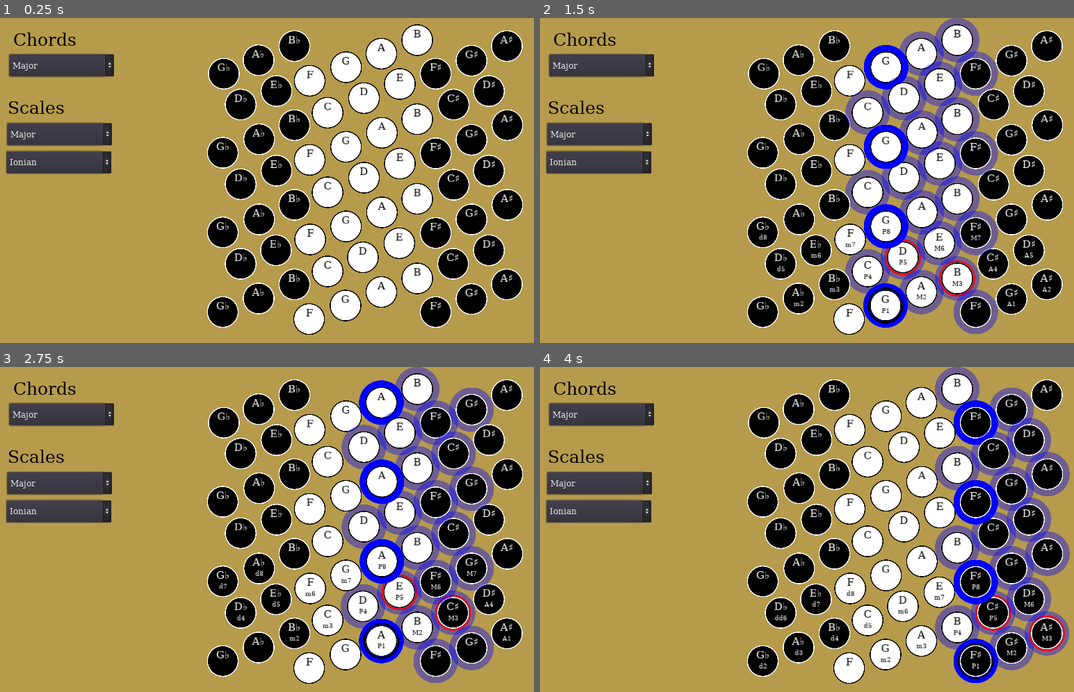
Above: before the commit, frames 1-4 (two rows, left to right).
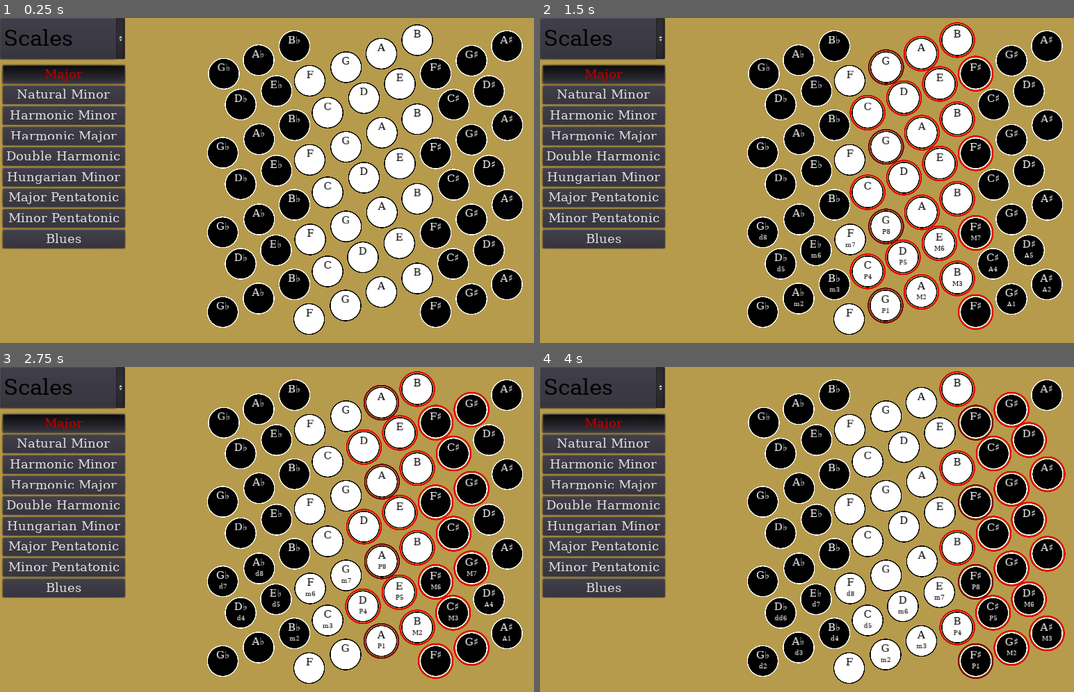
Above: after the commit, the same moments.

Repository: fkberthold/StrisoView
Game: Godot game, scene res://Main.tscn
Two runs of this game, one before a commit and one after it. Both use one fixed random seed, a clock stepped at 60 frames per second and the inputs below.
Inputs:
- Up to frame 1 (0.25 s): no input
- Up to frame 2 (1.5 s): click "F" at 0.5 s; click "G" at 1.25 s
- Up to frame 3 (2.75 s): click "A" at 2 s
- Up to frame 4 (4 s): click "B" at 2.75 s; click "F♯" at 3.5 s

The runs differ from the first frame. In frame 1, 14% of the frame differs, in the area x 0-24%, y 0-72%; in frame 2, 23%; in frame 3, 23%, in the area x 0-93%, y 0-98%; in frame 4, 22%.

Commit message:
Separated Chords & Scales

Diff:
--- a/Main.gd
+++ b/Main.gd
@@ -1,47 +1,66 @@
 extends Control
 
-
+const chords = 	["Major", "Augmented", "Minor", "Diminished", "Suspended 4th", "Suspended 2nd"]
 # Declare member variables here. Examples:
 # var a = 2
 # var b = "text"
 var scale_names = []
+var button_group
 
 func set_chords():
-	$Chords/ChordsList.add_item("Major")
-	$Chords/ChordsList.add_item("Augmented")
-	$Chords/ChordsList.add_item("Minor")
-	$Chords/ChordsList.add_item("Diminished")
-	$Chords/ChordsList.add_item("Suspended 4th")
-	$Chords/ChordsList.add_item("Suspended 2nd")
+	var button = load("res://Scenes/SelectButton.tscn")
+	for chord in chords:
+		var chordBtn = button.instance()
+		if not button_group:
+			button_group = chordBtn.group
+		else:
+			chordBtn.group = button_group
+		chordBtn.text = chord
+		chordBtn.connect("toggled", self, "Chord_selected")
+		$Chords.add_child(chordBtn)
 
 func set_scales():
+	var button = load("res://Scenes/SelectButton.tscn")
 	for scale in $SBoard.scales:
-		scale_names.append(scale)
-		$Scales/ScalesList.add_item(scale)
+		var scaleBtn = button.instance()
+		scaleBtn.group = button_group
+		scaleBtn.text = scale
+		scaleBtn.connect("toggled", self, "Scale_selected")
+		$Scales.add_child(scaleBtn)
+	$Scales.get_child(0).pressed = true
 
-
-
-func set_modes():
-	for mode in $SBoard.modes:
-		$Scales/ModesList.add_item(mode)
+func set_views():
+	$View.add_item("Scales")
+	$View.add_item("Chords")
 
 # Called when the node enters the scene tree for the first time.
 func _ready():
 	set_chords()
 	set_scales()
-	set_modes()
+	set_views()
 
+func Scale_selected(_selected):
+	for scaleBtn in $Scales.get_children():
+		if scaleBtn.pressed:
+			$SBoard.set_music_scale(scaleBtn.text)
 
-func _on_Chords_item_selected(index):
-	var chord_names = ["major","augmented","minor", "diminished", "sus4", "sus2"]
-	$SBoard.set_chord(chord_names[index], true)
+func Chord_selected(_selected):
+	for chordBtn in $Chords.get_children():
+		if chordBtn.pressed:
+			$SBoard.set_chord(chordBtn.text, true)
 
-func _on_ScalesList_item_selected(index):
-	$SBoard.set_music_scale(scale_names[index])
-	if scale_names[index] == "Major":
-		$Scales/ModesList.visible = true
+func _on_View_item_selected(index):
+	if index == 0:
+		$Scales.visible = true
+		$Chords.visible = false
+		$Scales.get_child(0).pressed = true
+		$SBoard.view = "Scales"
+		$SBoard.set_music_scale($Scales.get_child(0).text)
 	else:
-		$Scales/ModesList.visible = false
-
-func _on_ModesList_item_selected(index):
-	$SBoard.set_music_mode(index)
+		$Chords.visible = true
+		$Scales.visible = false
+		$SBoard.view = "Chords"
+		$Chords.get_child(0).pressed = true
+		$SBoard.set_chord($Chords.get_child(0).text, true)
+	for button in $SBoard.get_children():
+		button.sel_view = $SBoard.view
--- a/Main.tscn
+++ b/Main.tscn
@@ -1,17 +1,14 @@
-[gd_scene load_steps=7 format=2]
+[gd_scene load_steps=6 format=2]
 
 [ext_resource path="res://Scenes/SBoard.tscn" type="PackedScene" id=1]
 [ext_resource path="res://Font/DejaVuSerif.ttf" type="DynamicFontData" id=2]
 [ext_resource path="res://Main.gd" type="Script" id=3]
 
 [sub_resource type="DynamicFont" id=1]
-size = 32
 font_data = ExtResource( 2 )
 
 [sub_resource type="DynamicFont" id=2]
-font_data = ExtResource( 2 )
-
-[sub_resource type="DynamicFont" id=3]
+size = 40
 font_data = ExtResource( 2 )
 
 [node name="Control" type="Control"]
@@ -21,6 +18,7 @@
 size_flags_vertical = 7
 script = ExtResource( 3 )
 __meta__ = {
+"_edit_lock_": true,
 "_edit_use_anchors_": false
 }
 
@@ -30,77 +28,6 @@
 anchor_right = 0.941075
 anchor_bottom = 1.0
 
-[node name="Chords" type="Control" parent="."]
-margin_right = 40.0
-margin_bottom = 40.0
-__meta__ = {
-"_edit_use_anchors_": false
-}
-
-[node name="ChordsLabel" type="Label" parent="Chords"]
-margin_left = 24.0271
-margin_top = 21.3574
-margin_right = 68.0271
-margin_bottom = 35.3574
-custom_fonts/font = SubResource( 1 )
-custom_colors/font_color = Color( 0, 0, 0, 1 )
-text = "Chords"
-__meta__ = {
-"_edit_use_anchors_": false
-}
-
-[node name="ChordsList" type="OptionButton" parent="Chords"]
-margin_left = 17.3529
-margin_top = 66.7419
-margin_right = 210.353
-margin_bottom = 107.742
-custom_fonts/font = SubResource( 2 )
-text = "Chord"
-__meta__ = {
-"_edit_use_anchors_": false
-}
-
-[node name="Scales" type="Control" parent="."]
-margin_left = 5.66327
-margin_top = 139.694
-margin_right = 45.6633
-margin_bottom = 179.694
-__meta__ = {
-"_edit_use_anchors_": false
-}
-
-[node name="ScalesLabel" type="Label" parent="Scales"]
-margin_left = 7.98119
-margin_top = 6.25537
-margin_right = 122.981
-margin_bottom = 44.2554
-custom_fonts/font = SubResource( 1 )
-custom_colors/font_color = Color( 0, 0, 0, 1 )
-text = "Scales"
-__meta__ = {
-"_edit_use_anchors_": false
-}
-
-[node name="ScalesList" type="OptionButton" parent="Scales"]
-margin_left = 6.97025
-margin_top = 53.5276
-margin_right = 199.97
-margin_bottom = 94.5277
-custom_fonts/font = SubResource( 2 )
-__meta__ = {
-"_edit_use_anchors_": false
-}
-
-[node name="ModesList" type="OptionButton" parent="Scales"]
-margin_left = 6.02638
-margin_top = 106.385
-margin_right = 199.026
-margin_bottom = 147.385
-custom_fonts/font = SubResource( 2 )
-__meta__ = {
-"_edit_use_anchors_": false
-}
-
 [node name="chkSound" type="CheckBox" parent="."]
 visible = false
 margin_left = 16.0
@@ -108,7 +35,7 @@
 margin_right = 114.0
 margin_bottom = 561.0
 rect_scale = Vector2( 2, 2 )
-custom_fonts/font = SubResource( 3 )
+custom_fonts/font = SubResource( 1 )
 custom_colors/font_color = Color( 0, 0, 0, 1 )
 custom_colors/font_color_pressed = Color( 0, 0, 0, 1 )
 pressed = true
@@ -121,15 +48,42 @@
 margin_right = 114.0
 margin_bottom = 500.592
 rect_scale = Vector2( 2, 2 )
-custom_fonts/font = SubResource( 3 )
+custom_fonts/font = SubResource( 1 )
 custom_colors/font_color = Color( 0, 0, 0, 1 )
 custom_colors/font_color_pressed = Color( 0, 0, 0, 1 )
 text = "Lock"
 __meta__ = {
 "_edit_use_anchors_": false
 }
-[connection signal="item_selected" from="Chords/ChordsList" to="." method="_on_Chords_item_selected"]
-[connection signal="item_selected" from="Scales/ScalesList" to="." method="_on_ScalesList_item_selected"]
-[connection signal="item_selected" from="Scales/ModesList" to="." method="_on_ModesList_item_selected"]
+
+[node name="View" type="OptionButton" parent="."]
+margin_right = 230.0
+margin_bottom = 76.0
+custom_fonts/font = SubResource( 2 )
+custom_colors/font_color_disabled = Color( 0, 0, 0, 1 )
+custom_colors/font_color = Color( 0, 0, 0, 1 )
+custom_colors/font_color_hover = Color( 0, 0, 0, 1 )
+custom_colors/font_color_pressed = Color( 0, 0, 0, 1 )
+text = "Scales"
+__meta__ = {
+"_edit_use_anchors_": false
+}
+
+[node name="Scales" type="VBoxContainer" parent="."]
+margin_left = 5.0
+margin_top = 87.0
+margin_right = 230.0
+margin_bottom = 578.0
+__meta__ = {
+"_edit_use_anchors_": false
+}
+
+[node name="Chords" type="VBoxContainer" parent="."]
+visible = false
+margin_left = 5.0
+margin_top = 87.0
+margin_right = 230.0
+margin_bottom = 578.0
 [connection signal="toggled" from="chkSound" to="SBoard" method="_on_chkSound_toggled"]
 [connection signal="toggled" from="chkLock" to="SBoard" method="_on_chkLock_toggled"]
+[connection signal="item_selected" from="View" to="." method="_on_View_item_selected"]
--- a/Scenes/SBoard.gd
+++ b/Scenes/SBoard.gd
@@ -9,10 +9,19 @@
 				"Hungarian Minor":["P1","M2","m3","A4","P5","m6","M7"],
 				"Major Pentatonic":["P1","M2","M3","P5","M6"],
 				"Minor Pentatonic":["P1","m3","P4","P5","m7"],
-				"Six-Note Blues":["P1", "m3","P4","A4","P5","m7"]}
+				"Blues":["P1", "m3","P4","d5","P5","m7"]}
 const modes = ["Ionian", "Dorian", "Phrygian", "Lydian", "Mixolydian", "Aeolian", "Locrian"]
 var sel_scale = "Major"
 var sel_mode = 0
+var view = "Scales"
+const chord_trans = {
+	"Major":"major",
+	"Augmented":"augmented",
+	"Minor":"minor",
+	"Diminished":"diminished",
+	"Suspended 4th":"sus4",
+	"Suspended 2nd":"sus2"
+}
 
 # Declare member variables here. Examples:
 # var a = 2
@@ -24,10 +33,6 @@
 	for button in self.get_children():
 		button.connect("selected", self, "button_selected")
 
-
-# Called every frame. 'delta' is the elapsed time since the previous frame.
-#func _process(delta):
-#    pass
 
 func button_selected(button, degree, note_name, row, col):
 	if note_name:
@@ -48,6 +53,7 @@
 
 	if not sel_button:
 		return
+
 
 	for button in self.get_children():
 		button.button_selected(degree, note_name, row, col)
@@ -86,7 +92,7 @@
 func set_chord(chord, state):
 	for button in self.get_children():
 		if state:
-			button.chord_vis = chord
+			button.chord_vis = chord_trans[chord]
 		else:
 			button.chord_vis = null
 	if sel_button:
--- a/Scenes/SButton.gd
+++ b/Scenes/SButton.gd
@@ -20,6 +20,7 @@
 var voice = null
 var mute = true
 var lock = false
+var sel_view = "Scales"
 
 const pitches = {"C":1,
 				 "C♯":1.059463,
@@ -39,13 +40,13 @@
 				 "B♭":1.781797,
 				 "B":1.887749}
 
-const chord_colors = {"root":Color.black,
-					"major":Color.red,
-					"augmented":Color.red,
-					"minor":Color.red,
-					"diminished":Color.red,
-					"sus4":Color.red,
-					"sus2":Color.red}
+const chord_colors = {"root":Color(0.5,0,0,1),
+					"major":Color(0.9,0,0,1),
+					"augmented":Color(0.9,0,0,1),
+					"minor":Color(0.9,0,0,1),
+					"diminished":Color(0.9,0,0,1),
+					"sus4":Color(0.9,0,0,1),
+					"sus2":Color(0.9,0,0,1)}
 
 const relative_int =   {[0,0]:"P1",
 						[1,0]:"P4",
@@ -122,14 +123,14 @@
 		$Round1.visible = false
 
 func set_chords():
-	if chord_vis and $Interval.visible and $Interval.text in chords[chord_vis]:
+	if chord_vis and $Interval.visible and $Interval.text in chords[chord_vis.to_lower()]:
 		if full_degree == sel_degree:
 			$Round1.visible = true
 			$Round1.modulate = chord_colors["root"]
 			return
 		else:
 			$Round1.visible = true
-			$Round1.modulate = chord_colors[chord_vis]
+			$Round1.modulate = chord_colors[chord_vis.to_lower()]
 	else:
 		$Round1.visible = false
 
@@ -173,7 +174,8 @@
 	sel_row = new_row
 	sel_col = new_col
 	set_interval()
-	set_chords()
+	if sel_view == "Chords":
+		set_chords()
 
 func mute(is_on):
 	mute = is_on
@@ -182,15 +184,23 @@
 	lock = is_on
 
 func show_root():
-	$Scale.visible = true
-	$Scale.modulate = Color(0, 0, 1)
+	if sel_view == "Scales":
+		$Round1.visible = true
+		$Round1.modulate = chord_colors["root"]
+#	$Scale.visible = true
+#	$Scale.modulate = Color(0, 0, 1)
 
 func show_scale():
-	$Scale.visible = true
-	$Scale.modulate = Color(0, 0, 1, 0.39)
+	if sel_view == "Scales":
+		$Round1.visible = true
+		$Round1.modulate = chord_colors["major"]
+#	$Scale.visible = true
+#	$Scale.modulate = Color(0, 0, 1, 0.39)
 
 func hide_scale():
-	$Scale.visible = false
+	if sel_view == "Scales":
+		$Round1.visible = false
+#	$Scale.visible = false
 
 func _on_SButton_button_down():
 	if not mute:
--- /dev/null
+++ b/Scenes/SelectButton.tscn
@@ -0,0 +1,23 @@
+[gd_scene load_steps=4 format=2]
+
+[ext_resource path="res://Font/DejaVuSerif.ttf" type="DynamicFontData" id=1]
+
+[sub_resource type="DynamicFont" id=1]
+size = 24
+font_data = ExtResource( 1 )
+
+[sub_resource type="ButtonGroup" id=2]
+
+[node name="Major" type="Button"]
+margin_left = -5.0
+margin_top = -2.0
+margin_right = 232.0
+margin_bottom = 37.0
+custom_fonts/font = SubResource( 1 )
+custom_colors/font_color_pressed = Color( 0.741176, 0, 0, 1 )
+toggle_mode = true
+group = SubResource( 2 )
+text = "Major"
+__meta__ = {
+"_edit_use_anchors_": false
+}
Not shown, changed: striso_explore.pck
